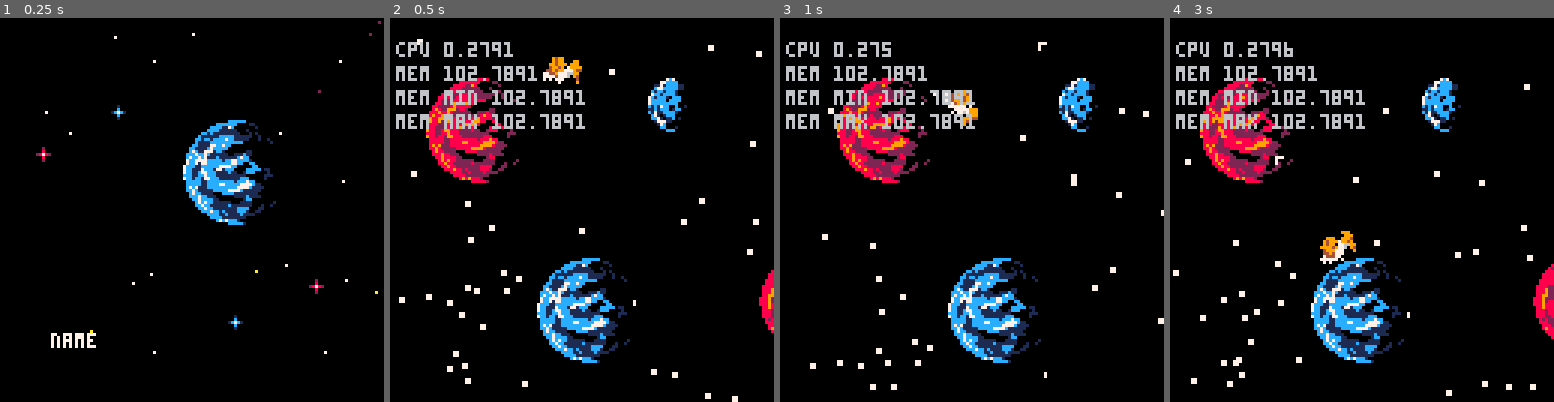
Above: before the commit, frames 1-4 (left to right).
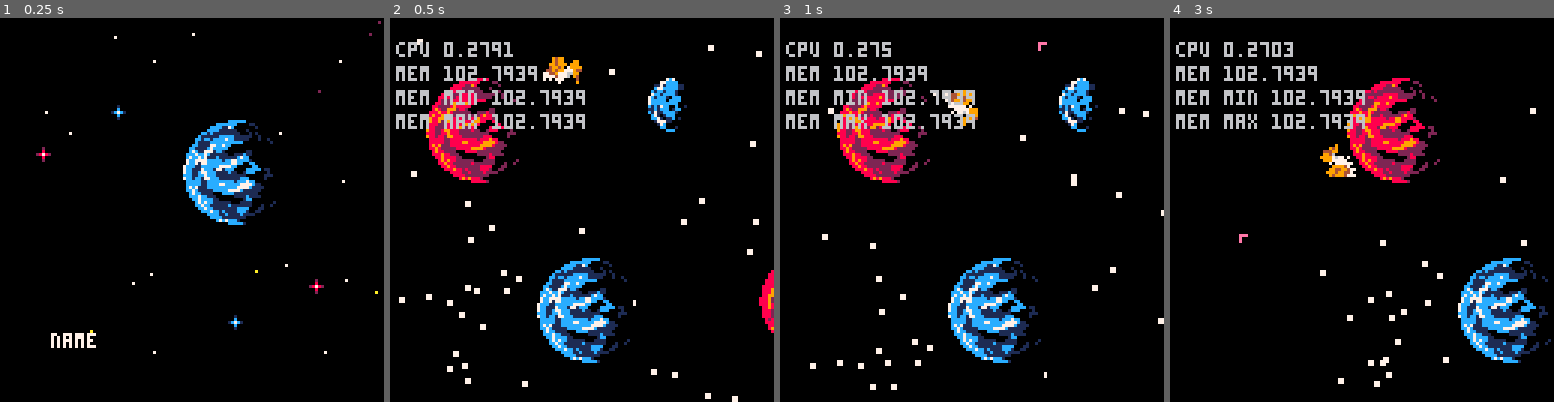
Above: after the commit, the same moments.

Repository: woofers/discord-jam-2
Game: PICO-8 cartridge discord-jam-2.p8
The game is run twice, just before and just after one commit, with the same random seed, the same clock (stepped at 60 frames per second) and the same inputs.
Inputs:
- Up to frame 1 (0.25 s): no input
- Up to frame 2 (0.5 s): tap X (X key) at 0.33 s
- Up to frame 3 (1 s): tap O (Z key) at 0.7 s
- Up to frame 4 (3 s): tap X (X key) at 1.07, 1.85, 2.97 s; hold Right 1.6-2.1 s; tap O (Z key) every 0.4 s from 1.7 to 2.9 s; hold Up 2.15-2.42 s; hold Right from 2.47 s (still down)

Frame 1 is identical in both runs. In frame 2, 0.3% of the frame differs, in the area x 29-51%, y 12-29%; in frame 3, 0.3%; in frame 4, 18%, in the area x 0-100%, y 6-99%.

Commit message:
Draw ray in color not used by any planets

Diff:
--- a/discord-jam-2.p8
+++ b/discord-jam-2.p8
@@ -526,20 +526,20 @@
    draw_ray = true
    if draw_ray then
       local x, y = self:ray_location(self.ray_distance)
-      pset(x, y, 7)
-      pset(x + 1, y, 7)
-      pset(x, y + 1, 7)
-      pset(x + 2, y, 7)
-      pset(x, y + 2, 7)
+      pset(x, y, 14)
+      pset(x + 1, y, 14)
+      pset(x, y + 1, 14)
+      pset(x + 2, y, 14)
+      pset(x, y + 2, 14)
    end
 end
 
 function player:can_jump(dt)
    local x, y = self:ray_location(self.ray_distance)
    local colors = { pget(x, y), pget(x + 1, y), pget(x, y + 1), pget(x + 2, y), pget(x, y + 2) }
-   for i=1, #self.planet_colors do
-      for j=1, #colors do
-         if colors[j] == self.planet_colors[i] then
+   for i=1, #colors do
+      for j=1, #self.planet_colors do
+         if colors[i] == self.planet_colors[j] then
             return true
          end
       end
